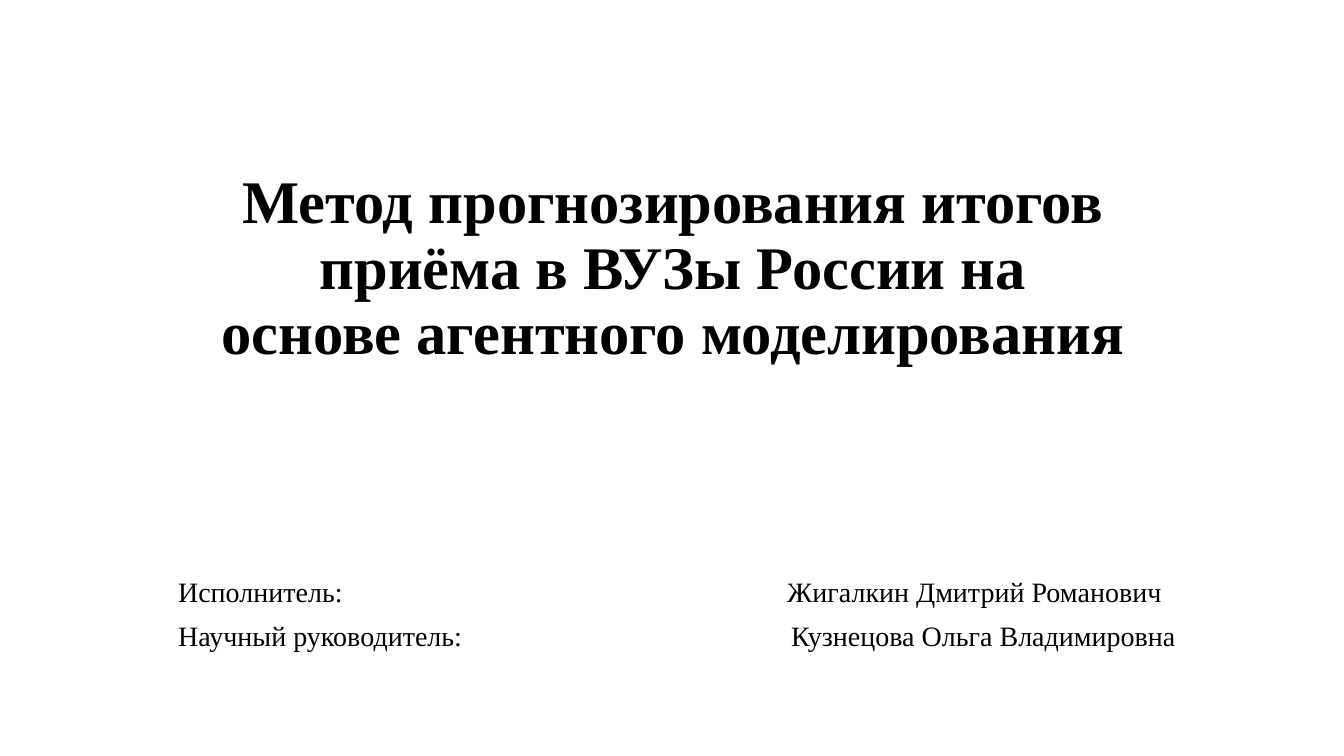
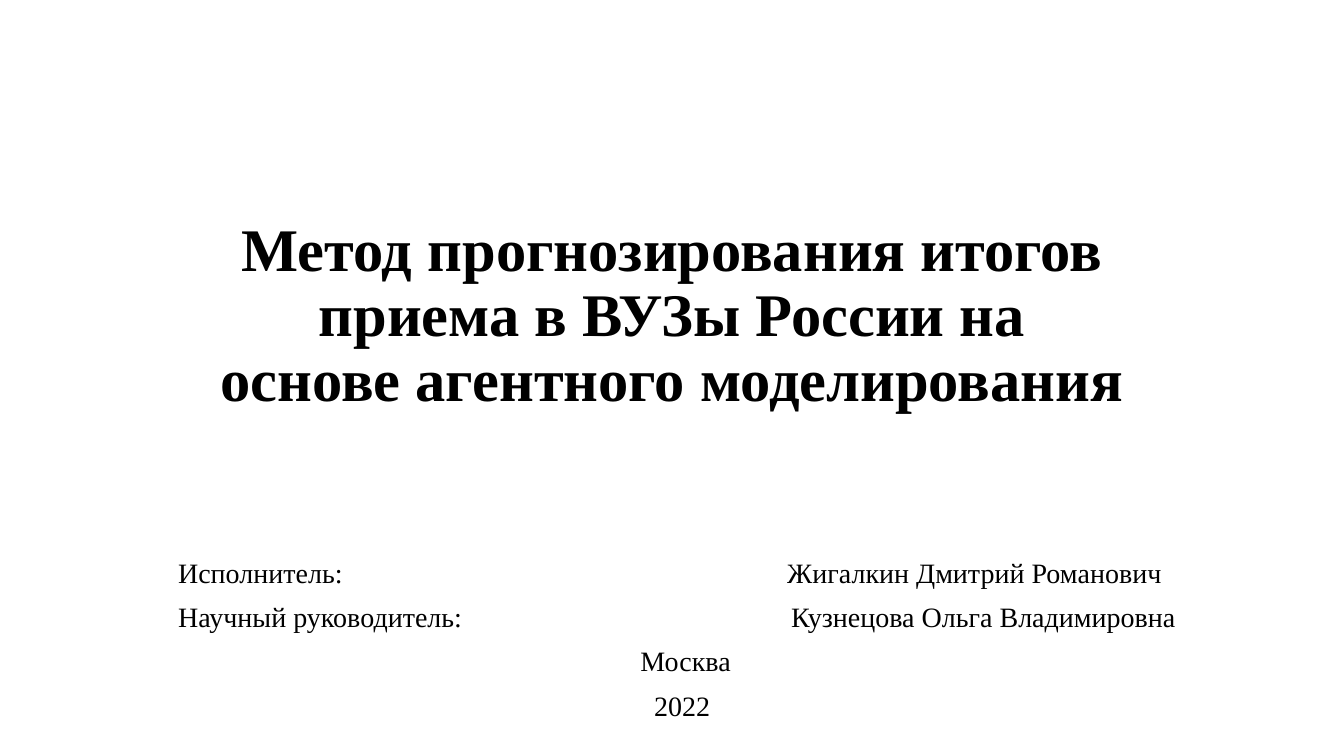
Before and after one commit to 1Bitcoin/scrape-universities-data, a slide deck: slide 1 of tex-diploma-template-main/Метод прогнозирования итогов приёма в вузы России на основе агентного моделирования.pptx. Drawn at 1344x756 pixels with LibreOffice and Linux fonts; fonts in the diff are those of the drawing. Boxes give left, top, right and bottom in pixels: in the first picture for what was removed or moved away, otherwise in the second. Text is boxed around its words. In the diff, an @@ line names an element or a change of style, - is before the commit and + after.

```diff
--- a/tex-diploma-template-main/Метод прогнозирования итогов приёма в вузы России на основе агентного моделирования.pptx
+++ b/tex-diploma-template-main/Метод прогнозирования итогов приёма в вузы России на основе агентного моделирования.pptx
@@ title at (221, 231, 1123, 413): text changed @@
-Метод прогнозирования итогов приёма в ВУЗы России на
-основе агентного моделирования
+Метод прогнозирования итогов приема в ВУЗы России на
+основе агентного моделирования
@@ subtitle "Исполнитель: Жигалкин Дмитрий Романович": place and size @@
-subtitle "Исполнитель: Жигалкин Дмитрий Романович" at (178, 582, 1176, 652)
+subtitle "Исполнитель: Жигалкин Дмитрий Романович" at (178, 563, 1176, 717)
@@ subtitle at (640, 652, 730, 717): paragraphs added @@
+Москва
+2022
```
Also in this commit, not shown: 2 other slides changed, 12 slides added, 44 other files.
